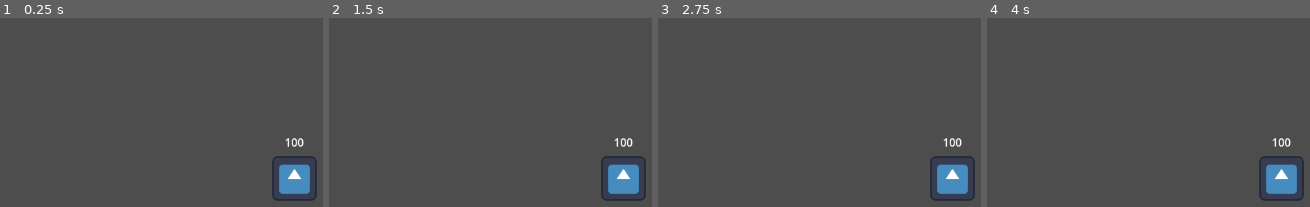
Above: before the commit, frames 1-4 (left to right).
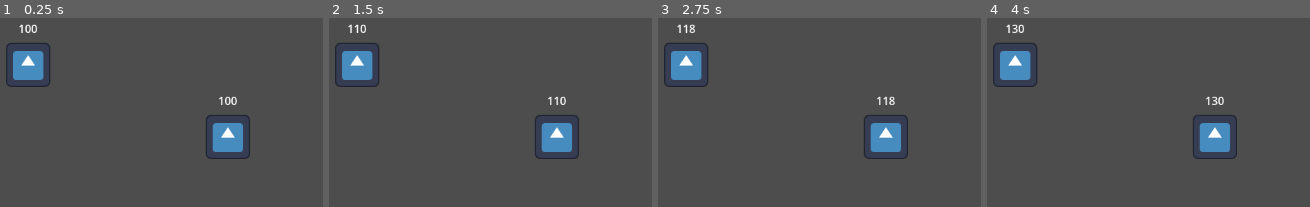
Above: after the commit, the same moments.

Repository: m3lon4rt/Composition_Test
Game: Godot game, scene res://world.tscn
Two runs of this game, one before a commit and one after it. Both use one fixed random seed, a clock stepped at 60 frames per second and the inputs below. Before the commit the project starts from res://player.tscn. The engine's default icon, where the game draws it, is replaced by a stand-in: a white triangle on a blue panel in a dark square.
Inputs (mouse positions are in pixels of both pictures, inside the frame that each line leads up to):
- Up to frame 1 (0.25 s): no input
- Up to frame 2 (1.5 s): tap Enter (ui_accept) at 0.5, 0.6, 0.77, 1.07, 1.35 s; move the mouse to (464, 201) at 1.27 s
- Up to frame 3 (2.75 s): tap Enter (ui_accept) at 1.52, 1.82, 2, 2.1 s; move the mouse to (outside the picture) at 2.02 s
- Up to frame 4 (4 s): tap Enter (ui_accept) at 2.75, 2.85, 3.02, 3.32, 3.6, 3.77 s; move the mouse to (outside the picture) at 2.77 s; move the mouse to (outside the picture) at 3.52 s

The runs differ from the first frame. In frame 1, 6.2% of the frame differs, in the area x 1-99%, y 3-97%; in frame 2, 6.2%; in frame 3, 6.2%; in frame 4, 6.2%.

Commit message:
Turn off Vulkan

Diff:
--- a/Entity_Components/HealthComponent.gd
+++ b/Entity_Components/HealthComponent.gd
@@ -5,9 +5,9 @@
 # current health
 var health
 
-func _ready():
+func _process(delta):
 	# set current health to max health
-	health = MAX_HEALTH
+	health = MAX_HEALTH + get_parent().stat_mods.Health_Mod
 
 # function to take damage
 func damage(damage : int):
--- a/Entity_Components/HitboxComponent.gd
+++ b/Entity_Components/HitboxComponent.gd
@@ -1,7 +1,9 @@
 extends Area2D
 
+# load health_component
 @export var health_component = Node2D
 
+# take damage
 func damage(damage: int):
 	if health_component:
 		health_component.damage(damage)
--- a/player.gd
+++ b/player.gd
@@ -7,5 +7,8 @@
 func _process(delta):
 	get_node("Label").text = str(health_component.health)
 
+	if Input.is_action_just_pressed("ui_accept"):
+		stat_mods.Health_Mod += 1
+
 func _on_hitbox_component_mouse_entered():
 	hitbox_component.damage(5)
--- a/player.tscn
+++ b/player.tscn
@@ -36,6 +36,4 @@
 text = "0"
 horizontal_alignment = 1
 
-[node name="Camera2D" type="Camera2D" parent="."]
-
 [connection signal="mouse_entered" from="hitbox_component" to="." method="_on_hitbox_component_mouse_entered"]
--- a/project.godot
+++ b/project.godot
@@ -11,7 +11,7 @@
 [application]
 
 config/name="Composition_Test"
-run/main_scene="res://player.tscn"
+run/main_scene="res://world.tscn"
 config/features=PackedStringArray("4.1", "Mobile")
 config/icon="res://icon.svg"
 
--- /dev/null
+++ b/world.tscn
@@ -0,0 +1,11 @@
+[gd_scene load_steps=2 format=3 uid="uid://dwnbp36xoksx6"]
+
+[ext_resource type="PackedScene" uid="uid://babkbakbxe0a2" path="res://player.tscn" id="1_gaakc"]
+
+[node name="World" type="Node2D"]
+
+[node name="Player" parent="." instance=ExtResource("1_gaakc")]
+position = Vector2(192, 160)
+
+[node name="Player2" parent="." instance=ExtResource("1_gaakc")]
+position = Vector2(480, 264)
Not shown, added: Entity_Components/hea96B0.tmp
